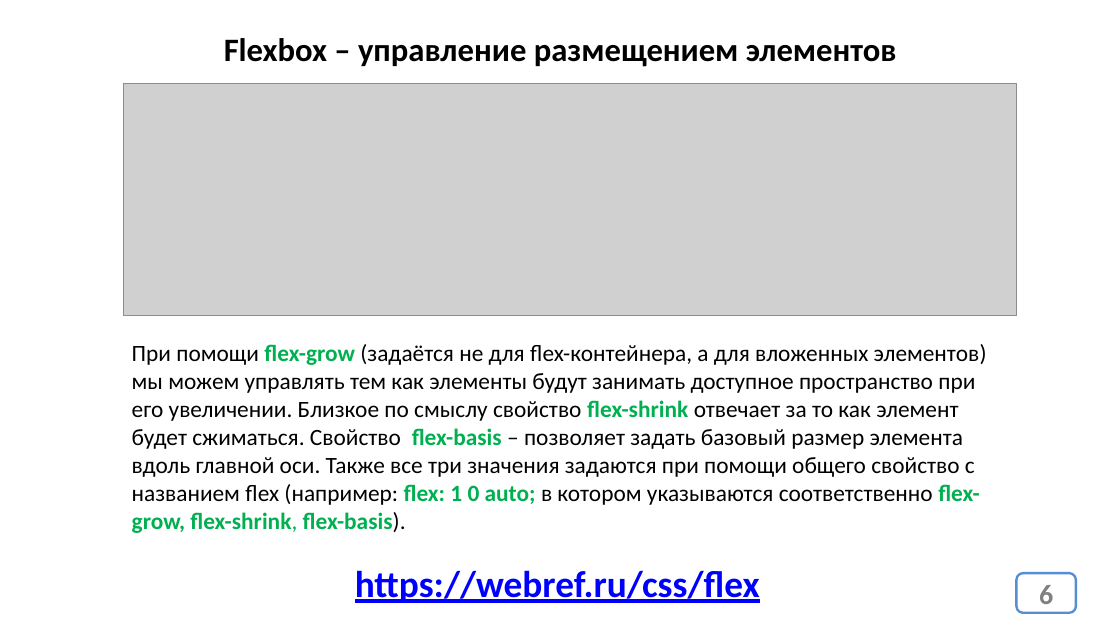
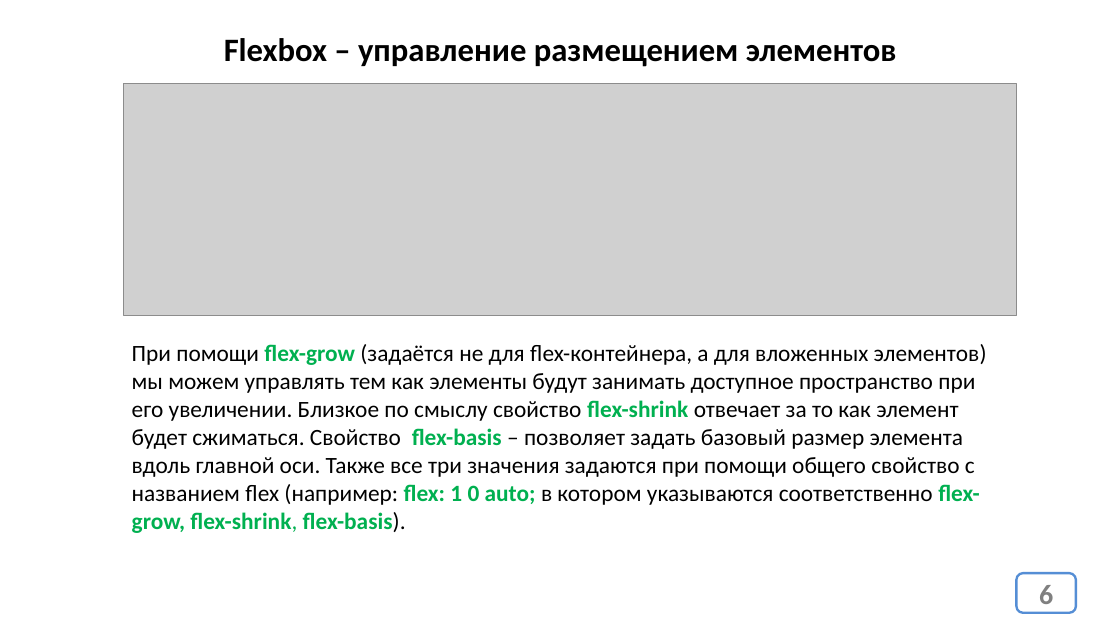
Before and after one commit to web44-ortdnipro/lesson07, a slide deck: slide 6 of lesson07.pptx. Drawn at 1120x630 pixels with LibreOffice and Linux fonts; fonts in the diff are those of the drawing; grey boxes stand for pictures. Boxes give left, top, right and bottom in pixels: in the first picture for what was removed or moved away, otherwise in the second. Text is boxed around its words. In the diff, an @@ line names an element or a change of style, - is before the commit and + after.

```diff
--- a/lesson07.pptx
+++ b/lesson07.pptx
@@ text removed at [355, 570, 760, 603] @@
-https://webref.ru/css/flex
```
Also in this commit, not shown: 1 other file.
